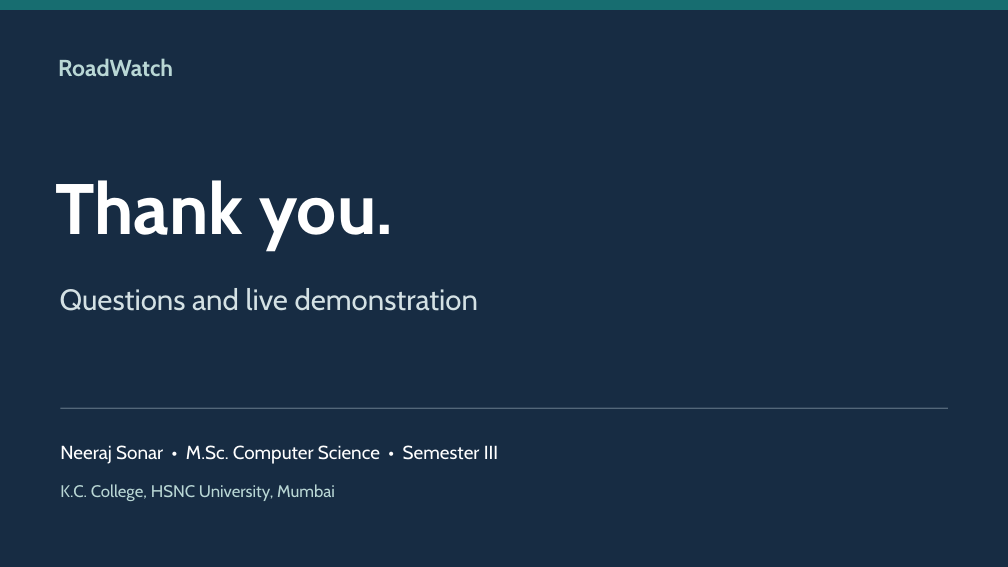
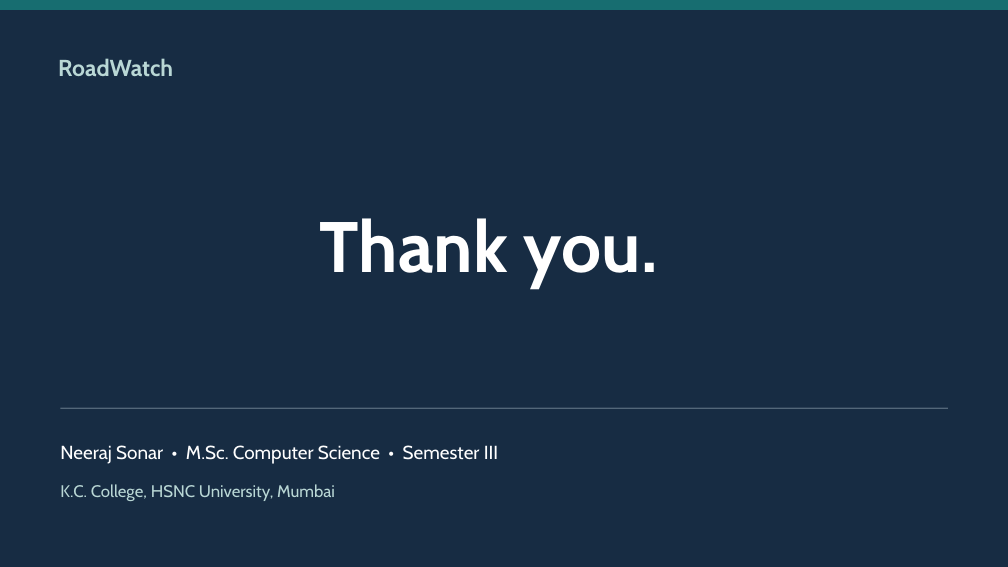
Before and after one commit to NEERAJSONAR001/RoadWatch, a slide deck: slide 15 of prepare/RoadWatch_Final_Research_Presentation.pptx. Drawn at 1008x567 pixels with LibreOffice and Linux fonts; fonts in the diff are those of the drawing. Boxes give left, top, right and bottom in pixels: in the first picture for what was removed or moved away, otherwise in the second. Text is boxed around its words. In the diff, an @@ line names an element or a change of style, - is before the commit and + after.

```diff
--- a/prepare/RoadWatch_Final_Research_Presentation.pptx
+++ b/prepare/RoadWatch_Final_Research_Presentation.pptx
@@ text "Thank you.": place and size @@
-text "Thank you." at <box>55,180,393,251</box>
+text "Thank you." at <box>320,218,658,288</box>
@@ text removed at <box>60,288,478,311</box> @@
-Questions and live demonstration
```
Also in this commit, not shown: 14 other slides changed.
